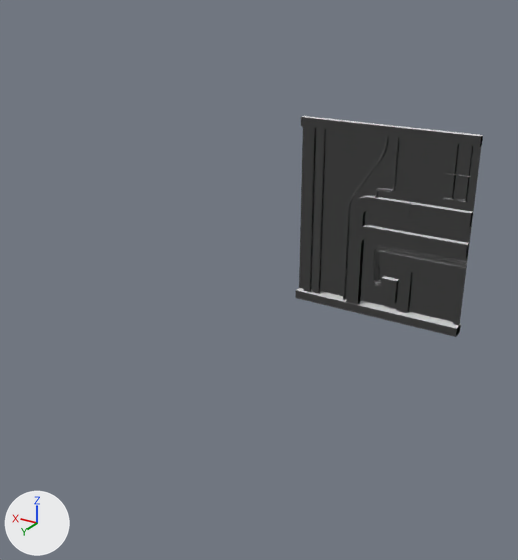
Renders of the glTF model assets/scene/merged-meshes/-1_0_0_M_Building08.gltf from each side of a commit.
Both versions are drawn from a 50 mm lens placed at (-26.9, 42.7, 4.5), pointed at (-8.9, 12.7, -10.4). Arrows for +X, +Y and +Z are at lower left; the lights stay in place. Vertices at the same position are counted once.
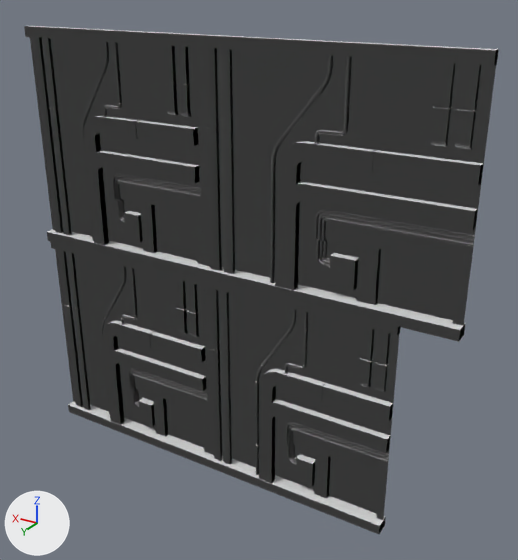
Edits to the bpy script that builds the scene:
```text
Change me_1_0_0_m_building08:
    remove me_1_0_0_m_building08.from_pydata(...)  # 2878 vertices, 5542 faces; spans x -18.1..-8.1, y 6.3..7.04, z -13.9..-2.9
    add me_1_0_0_m_building08.from_pydata(...)  # 11512 vertices, 22168 faces; spans x -20.69..1.9, y 16.3..17.04, z -19.9..2.1
    me_1_0_0_m_building08 part 1: the loose piece of 40 vertices spanning x -18.1..-8.1, y 6.32..6.59, z -13.45..-3.38 is moved by (10.0, 10.0, 5.0)
    me_1_0_0_m_building08 part 2: the loose piece of 92 vertices spanning x -18.1..-11.46, y 6.65..7.0, z -13.45..-6.82 is moved by (10.0, 10.0, 5.0)
    me_1_0_0_m_building08 part 3: the loose piece of 70 vertices spanning x -18.1..-12.21, y 6.65..7.0, z -9.57..-8.53 is moved by (10.0, 10.0, 5.0)
    me_1_0_0_m_building08 part 4: the loose piece of 8 vertices spanning x -14.35..-13.44, y 6.33..6.72, z -12.91..-11.53 is moved by (10.0, 10.0, 5.0)
    me_1_0_0_m_building08 part 5: the loose piece of 8 vertices spanning x -18.1..-8.1, y 6.3..7.03, z -13.9..-13.4 is moved by (10.0, 10.0, 5.0)
    me_1_0_0_m_building08 part 6: the loose piece of 8 vertices spanning x -18.1..-8.1, y 6.51..6.86, z -3.4..-2.9 is moved by (10.0, 10.0, 5.0)
    me_1_0_0_m_building08 part 7: the loose piece of 60 vertices spanning x -16.99..-16.55, y 6.42..6.83, z -6.39..-3.39 is moved by (9.28, 10.0, 5.0)
    me_1_0_0_m_building08 part 8: the loose piece of 480 vertices spanning x -13.28..-11.1, y 6.62..6.81, z -13.46..-3.4 is moved by (10.0, 10.0, 5.0)
    me_1_0_0_m_building08 part 9: the loose piece of 408 vertices spanning x -13.92..-12.74, y 6.71..6.92, z -6.83..-3.4 is moved by (10.0, 10.0, 5.0)
    me_1_0_0_m_building08 part 10: the loose piece of 408 vertices spanning x -18.1..-13.07, y 6.36..6.69, z -11.93..-9.91 is moved by (10.0, 10.0, 5.0)
    me_1_0_0_m_building08 part 11: the loose piece of 408 vertices spanning x -18.1..-12.93, y 6.36..6.69, z -12.08..-9.75 is moved by (10.0, 10.0, 5.0)
    me_1_0_0_m_building08 part 12: the loose piece of 408 vertices spanning x -18.1..-12.8, y 6.36..6.69, z -12.21..-9.58 is moved by (10.0, 10.0, 5.0)
    me_1_0_0_m_building08 part 13: the loose piece of 60 vertices spanning x -17.71..-17.26, y 6.42..6.83, z -6.39..-3.39 is moved by (10.72, 10.0, 5.0)
    me_1_0_0_m_building08 part 14: the loose piece of 54 vertices spanning x -9.58..-9.14, y 6.65..6.81, z -13.45..-3.4 is moved by (10.0, 10.0, 5.0)
    me_1_0_0_m_building08 part 15: the loose piece of 54 vertices spanning x -8.98..-8.54, y 6.65..6.81, z -13.45..-3.4 is moved by (10.0, 10.0, 5.0)
    me_1_0_0_m_building08 part 16: the loose piece of 40 vertices spanning x -18.1..-8.1, y 6.32..6.59, z -13.45..-3.38 is copied, and the copy is scaled about its middle by (1.26, 1, 1), then moved by (-1.3, 10.0, 5.0); it spans x -20.69..-8.1, y 16.32..16.59, z -8.45..1.62
    me_1_0_0_m_building08 part 17: the loose piece of 92 vertices spanning x -18.1..-11.46, y 6.65..7.0, z -13.45..-6.82 is copied, and the copy is scaled about its middle by (1.26, 1, 1), then moved by (-1.73, 10.0, 5.0); it spans x -20.69..-12.33, y 16.65..17.0, z -8.45..-1.82
    me_1_0_0_m_building08 part 18: the loose piece of 70 vertices spanning x -18.1..-12.21, y 6.65..7.0, z -9.57..-8.53 is copied, and the copy is scaled about its middle by (1.26, 1, 1), then moved by (-1.83, 10.0, 5.0); it spans x -20.69..-13.27, y 16.65..17.0, z -4.57..-3.53
    me_1_0_0_m_building08 part 19: the loose piece of 24 vertices spanning x -17.75..-17.22, y 6.58..6.88, z -5.04..-4.97 is copied, and the copy is scaled about its middle by (1.26, 1, 1), then moved by (-2.43, 10.0, 5.0); it spans x -20.25..-19.58, y 16.58..16.88, z -0.04..0.03
    me_1_0_0_m_building08 part 20: a new loose piece, a box spanning x -15.97..-14.82, y 16.33..16.72, z -7.91..-6.53
    me_1_0_0_m_building08 part 21: a new loose piece, a box spanning x -20.69..-8.1, y 16.3..17.03, z -8.9..-8.4
    me_1_0_0_m_building08 part 22: a new loose piece, a box spanning x -20.69..-8.1, y 16.51..16.86, z 1.6..2.1
    me_1_0_0_m_building08 part 23: the loose piece of 60 vertices spanning x -17.71..-17.26, y 6.42..6.83, z -6.39..-3.39 is copied, and the copy is scaled about its middle by (1.26, 1, 1), then moved by (-2.43, 10.0, 5.0); it spans x -20.2..-19.64, y 16.42..16.83, z -1.39..1.61
    me_1_0_0_m_building08 part 24: 8216 vertices added at x -20.69..1.9, y 16.3..17.04, z -19.9..1.6
    me_1_0_0_m_building08 part 25: 60 vertices added at x -19.29..-18.73, y 16.42..16.83, z -1.39..1.61
```

Where the change shows, as pixel boxes [x1, y1, x2, y2] in the pictures (518 x 560 px; the box of a moved part takes in the faces that stretch with it):
'Mesh', reshaped (152% wider, 129% taller): before [295, 116, 483, 337]; after [24, 26, 499, 534]
part 1 of me_1_0_0_m_building08, moved or reshaped: before [299, 126, 482, 325]; after [30, 37, 203, 265]
part 2 of me_1_0_0_m_building08, moved or reshaped: before [346, 195, 473, 305]; after [83, 116, 198, 245]
part 3 of me_1_0_0_m_building08, moved or reshaped: before [361, 225, 469, 258]; after [96, 151, 200, 183]
part 4 of me_1_0_0_m_building08, moved or reshaped: before [380, 276, 399, 303]; after [124, 211, 143, 242]
part 5 of me_1_0_0_m_building08, moved or reshaped: before [295, 288, 461, 337]; after [47, 230, 202, 277]
part 6 of me_1_0_0_m_building08, moved or reshaped: before [301, 116, 483, 147]; after [24, 26, 194, 47]
part 7 of me_1_0_0_m_building08, moved or reshaped: before [444, 143, 459, 200]; after [177, 46, 191, 117]
part 8 of me_1_0_0_m_building08, moved or reshaped: before [343, 136, 389, 300]; after [82, 42, 109, 240]
part 9 of me_1_0_0_m_building08, moved or reshaped: before [375, 137, 400, 198]; after [103, 42, 122, 117]
part 10 of me_1_0_0_m_building08, moved or reshaped: before [377, 251, 466, 282]; after [117, 180, 200, 218]
part 11 of me_1_0_0_m_building08, moved or reshaped: before [374, 248, 467, 285]; after [115, 177, 201, 221]
part 12 of me_1_0_0_m_building08, moved or reshaped: before [372, 245, 467, 287]; after [113, 174, 200, 223]
part 13 of me_1_0_0_m_building08, moved or reshaped: before [457, 145, 473, 202]; after [163, 45, 178, 115]
part 14 of me_1_0_0_m_building08, moved or reshaped: before [313, 128, 326, 294]; after [42, 38, 72, 235]
part 15 of me_1_0_0_m_building08, moved or reshaped: before [304, 127, 316, 292]; after [33, 38, 64, 233]
part 16 of me_1_0_0_m_building08, added (black): after [196, 47, 496, 326]
part 17 of me_1_0_0_m_building08, added (black): after [275, 141, 483, 290]
part 18 of me_1_0_0_m_building08, added (black): after [296, 182, 478, 231]
part 19 of me_1_0_0_m_building08, added: after [457, 109, 478, 113]
part 20 of me_1_0_0_m_building08, added (black): after [329, 253, 359, 291]
part 21 of me_1_0_0_m_building08, added: after [198, 265, 465, 342]
part 22 of me_1_0_0_m_building08, added (black): after [192, 34, 499, 66]
part 23 of me_1_0_0_m_building08, added (black): after [455, 64, 481, 150]
part 24 of me_1_0_0_m_building08, added (black): after [50, 48, 475, 534]
